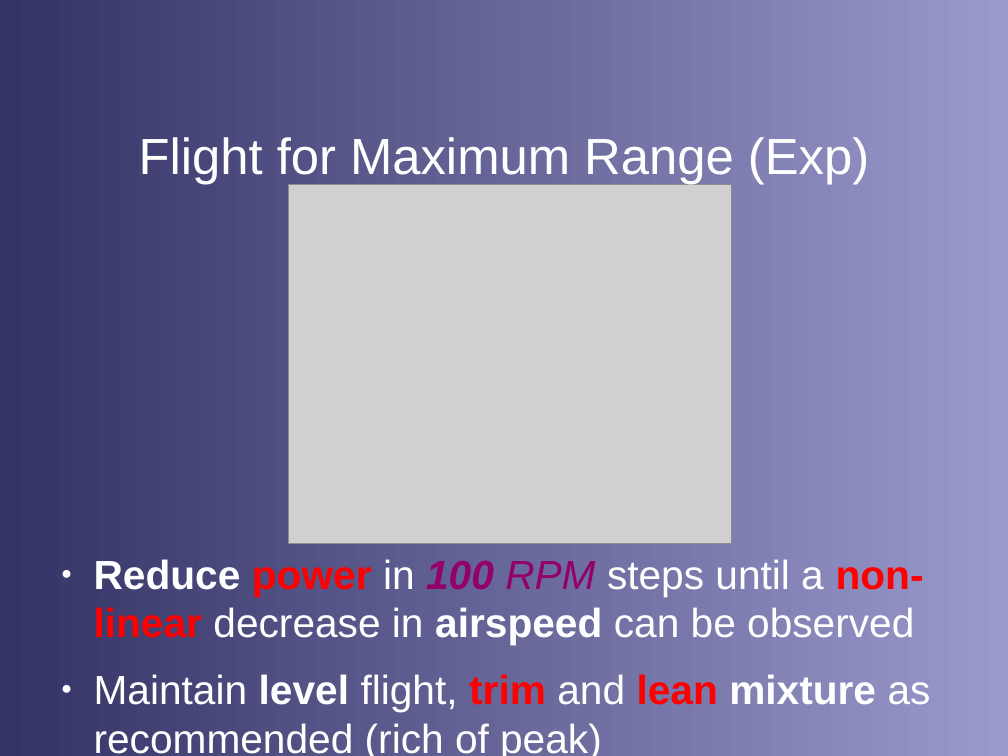
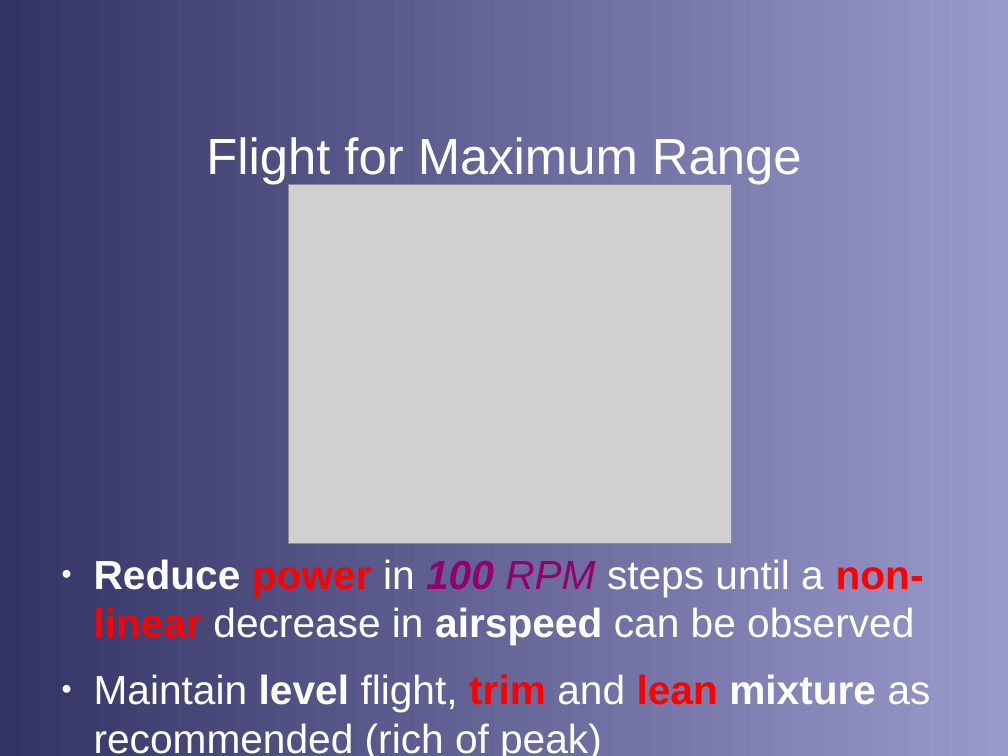
Before and after one commit to stephanheinemann/flight, a slide deck: slide 8 of FI/RangeAndEndurance/RangeAndEndurance.odp. Drawn at 1008x756 pixels with LibreOffice and Linux fonts; fonts in the diff are those of the drawing; grey boxes stand for pictures; background and template pictures are left out. Boxes give left, top, right and bottom in pixels: in the first picture for what was removed or moved away, otherwise in the second. Text is boxed around its words. In the diff, an @@ line names an element or a change of style, - is before the commit and + after.

```diff
--- a/FI/RangeAndEndurance/RangeAndEndurance.odp
+++ b/FI/RangeAndEndurance/RangeAndEndurance.odp
@@ title at [206, 137, 802, 185]: text changed @@
-Flight for Maximum Range (Exp)
+Flight for Maximum Range
```
Also in this commit, not shown: 2 other slides changed.
